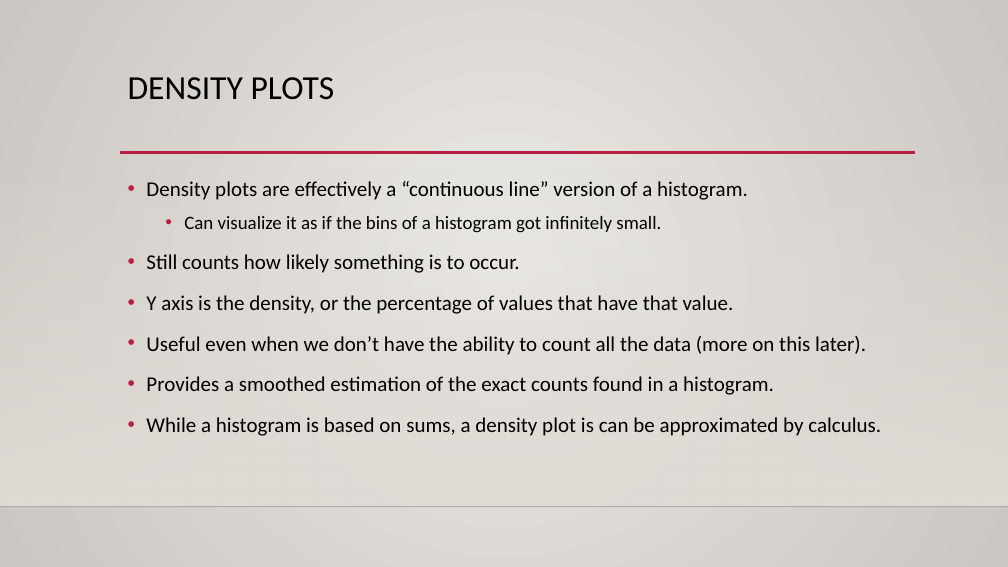
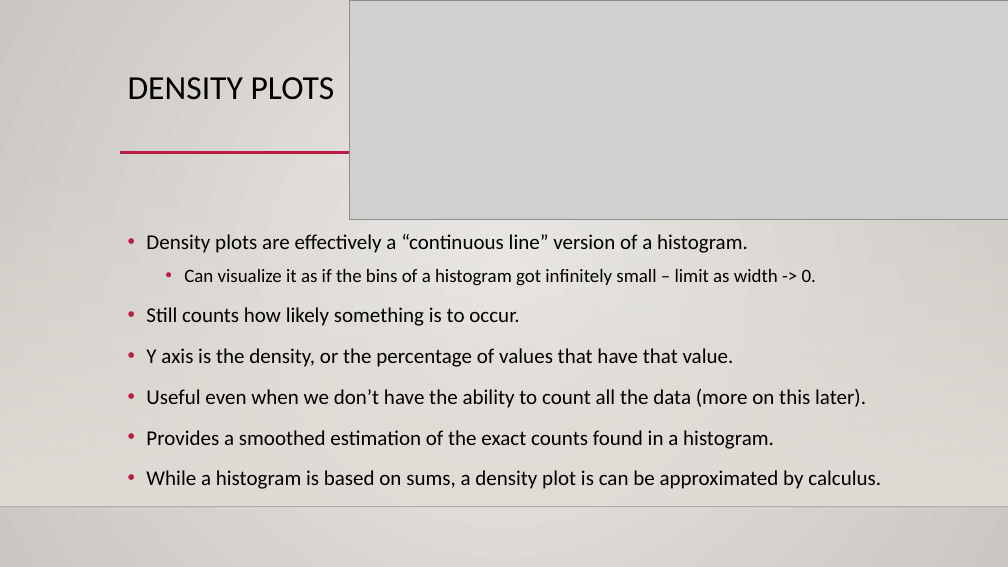
Before and after one commit to SedemSetor/Basic_Stats_in_Python_Student_Repository, a slide deck: slide 11 of reference_material/slides/003_Distribution_Basics.pptx (slide 9 before the commit). Drawn at 1008x567 pixels with LibreOffice and Linux fonts; fonts in the diff are those of the drawing; grey boxes stand for pictures; background and template pictures are left out. Boxes give left, top, right and bottom in pixels: in the first picture for what was removed or moved away, otherwise in the second. Text is boxed around its words. In the diff, an @@ line names an element or a change of style, - is before the commit and + after.

```diff
--- a/reference_material/slides/003_Distribution_Basics.pptx
+++ b/reference_material/slides/003_Distribution_Basics.pptx
@@ picture added at [350,0,1008,220] @@
@@ text "Density plots are effectively a ...": place and size @@
-text "Density plots are effectively a ..." at [146,181,881,436]
+text "Density plots are effectively a ..." at [146,234,881,489]
@@ text at [184,269,816,286]: text changed @@
-  • Can visualize it as if the bins of a histogram got infinitely small.
+  • Can visualize it as if the bins of a histogram got infinitely small – limit as width -> 0.
```
Also in this commit, not shown: 7 other slides changed, 10 slides added, 2 other files.
